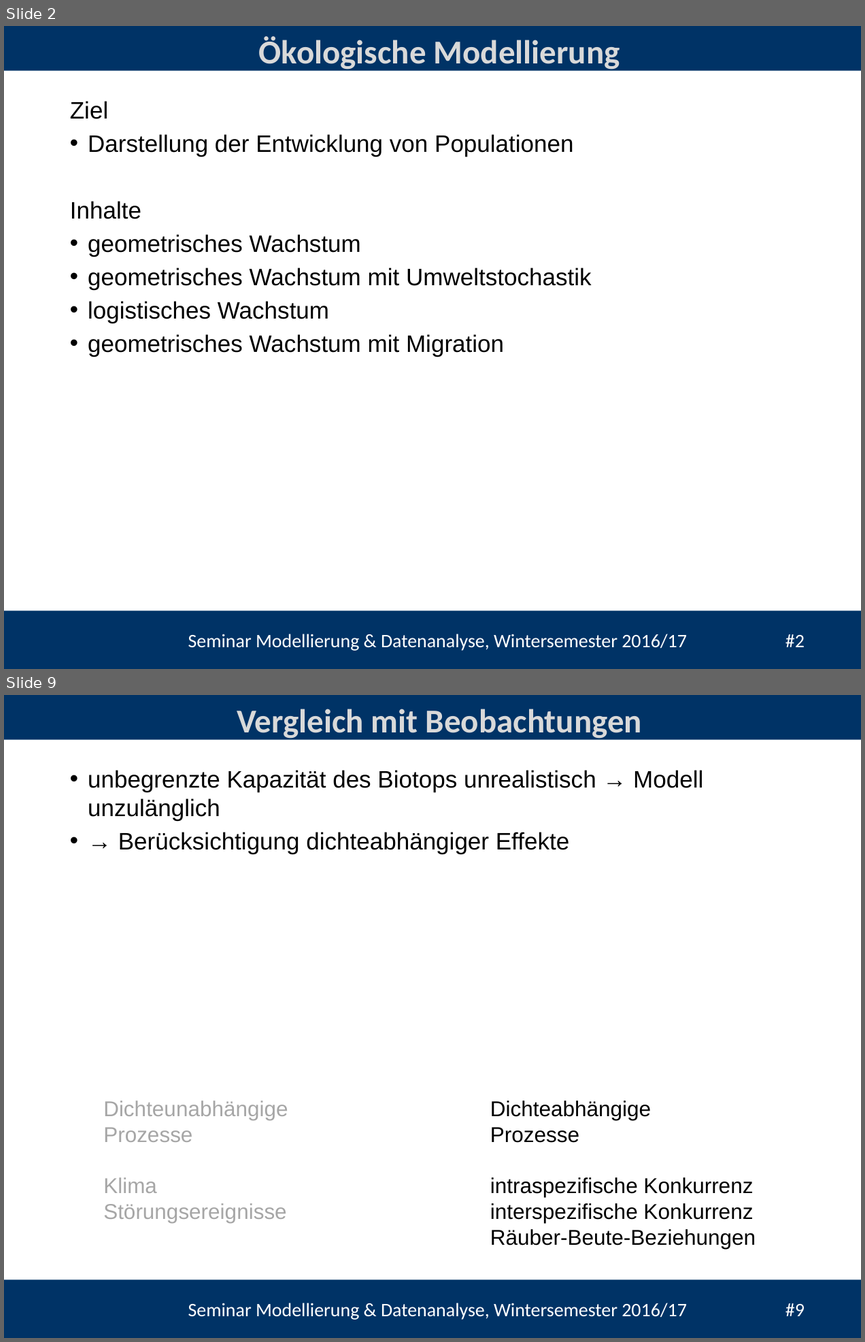
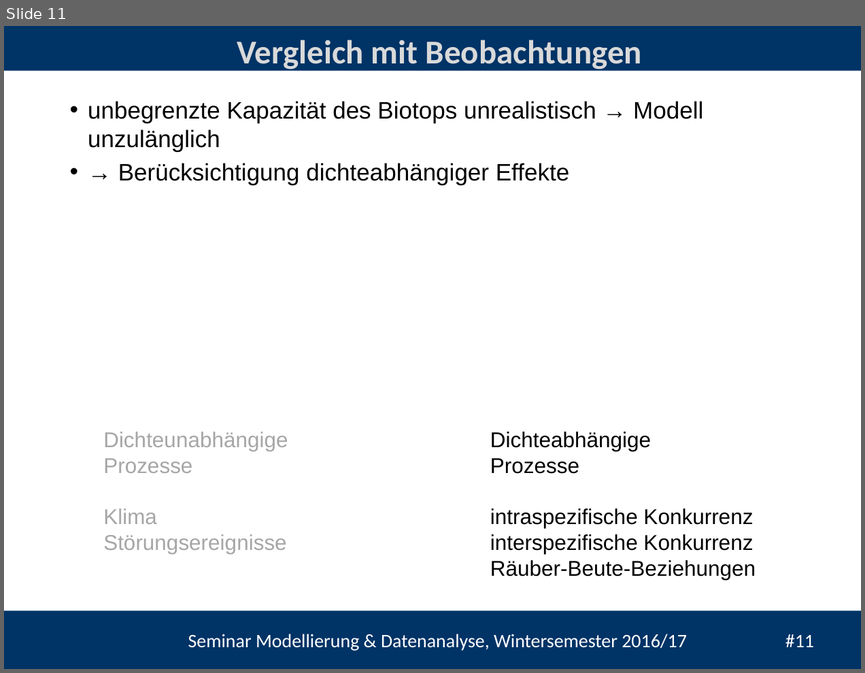
Before and after one commit to heistermann/Einf_Modellierung, a slide deck: Termin_2/Termin_5_Populationsmodelle.pptx. Shown one above the other, each under a label of ours: slides 2 and 9 before the commit, slide 11 after it; the slides between them are not shown. The pictures are 865x1342 and 865x673 pixels, drawn with LibreOffice and Linux fonts; fonts in the diff are those of the drawing; background and template pictures are left out. Boxes give left, top, right and bottom in pixels: in the first picture for what was removed or moved away, otherwise in the second. Text is boxed around its words. In the diff, an @@ line names an element or a change of style, - is before the commit and + after.

```diff
--- a/Termin_2/Termin_5_Populationsmodelle.pptx
+++ b/Termin_2/Termin_5_Populationsmodelle.pptx
@@ slide 2 removed at bbox=[4, 26, 861, 669], background #FFFFFF; not listed: 3 template elements that a slide beside it also shows @@
@@ title removed at bbox=[259, 36, 620, 72] @@
-Ökologische Modellierung
@@ text removed at bbox=[70, 101, 592, 356] @@
-Ziel
-• Darstellung der Entwicklung von Populationen
-Inhalte
-• geometrisches Wachstum
-• geometrisches Wachstum mit Umweltstochastik
-• logistisches Wachstum
-• geometrisches Wachstum mit Migration
@@ what was slide 9 is now slide 11 @@
@@ text at bbox=[188, 633, 814, 650]: text changed @@
-Seminar Modellierung & Datenanalyse, Wintersemester 2016/17 #9
+Seminar Modellierung & Datenanalyse, Wintersemester 2016/17 #11
```
Also in this commit, not shown: 7 slides changed, 3 slides added, 2 other files.
